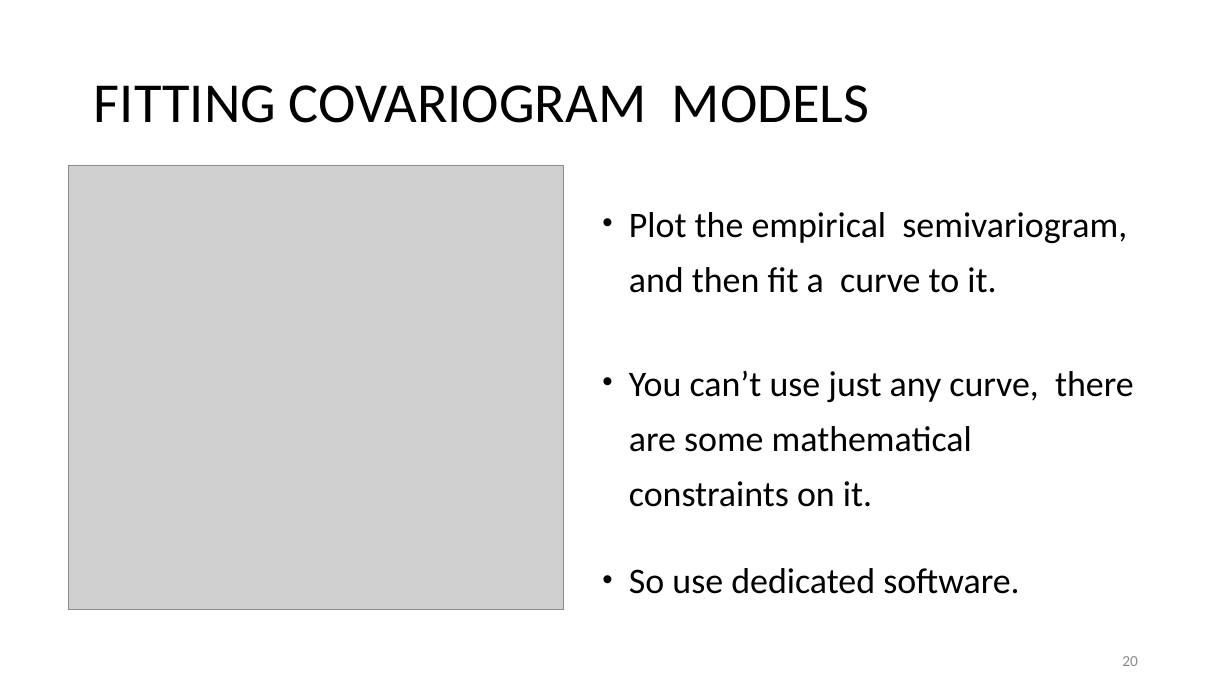
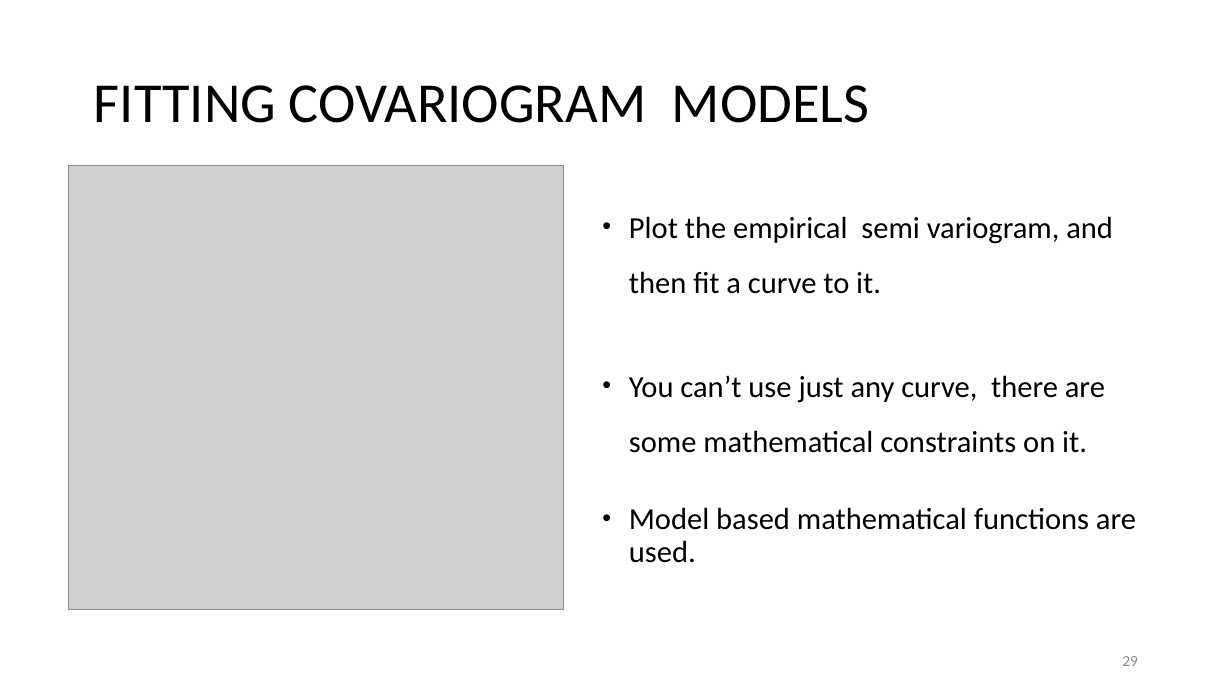
Before and after one commit to rcc-uchicago/SpatialStatistics_R, a slide deck: slide 29 of A QUICK INTRODUCTION TO SPATIAL STATISTICS.pptx (slide 20 before the commit). Drawn at 1232x693 pixels with LibreOffice and Linux fonts; fonts in the diff are those of the drawing; grey boxes stand for pictures. Boxes give left, top, right and bottom in pixels: in the first picture for what was removed or moved away, otherwise in the second. Text is boxed around its words. In the diff, an @@ line names an element or a change of style, - is before the commit and + after.

```diff
--- a/A QUICK INTRODUCTION TO SPATIAL STATISTICS.pptx
+++ b/A QUICK INTRODUCTION TO SPATIAL STATISTICS.pptx
@@ text at bbox=[629, 216, 1113, 294]: text changed; size 28 to 23.8 pt @@
-• Plot the empirical semivariogram, and then fit a curve to it.
+• Plot the empirical semi variogram, and then fit a curve to it.
@@ text at bbox=[629, 375, 1105, 453]: size 28 to 23.8 pt in "You can’t use just any curve, there ..." @@
@@ text at bbox=[629, 507, 1136, 563]: text changed; size 28 to 23.8 pt @@
-• So use dedicated software.
+• Model based mathematical functions are used.
@@ page number at bbox=[1122, 656, 1138, 666]: text changed @@
-20
+29
```
Also in this commit, not shown: 4 other slides changed, 17 slides added, 5 other files.
